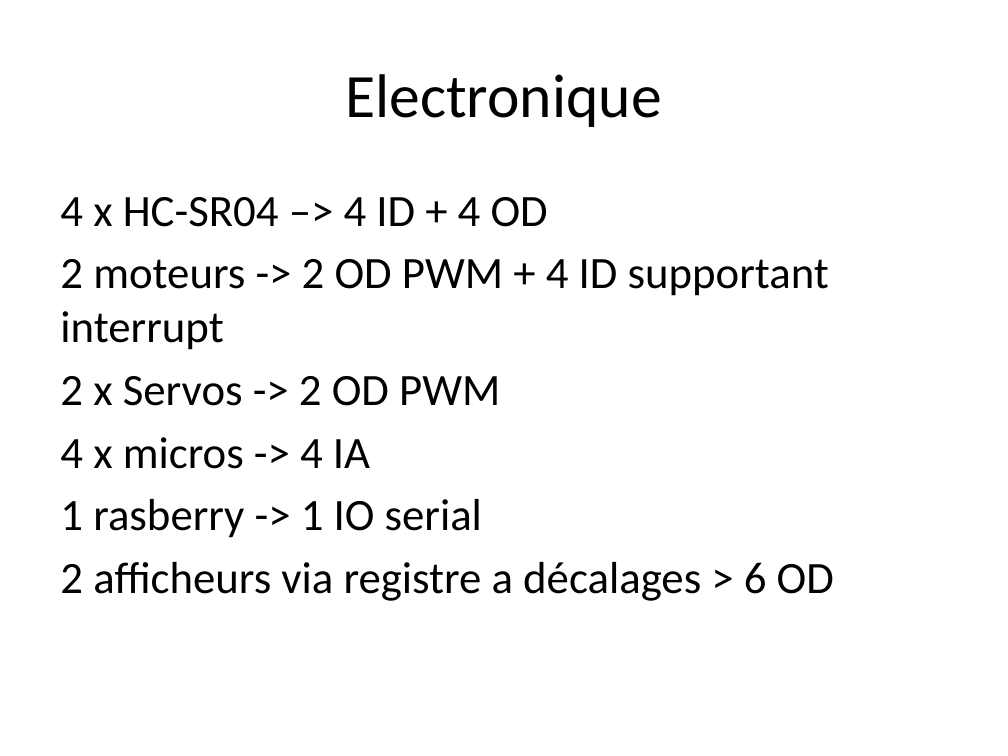
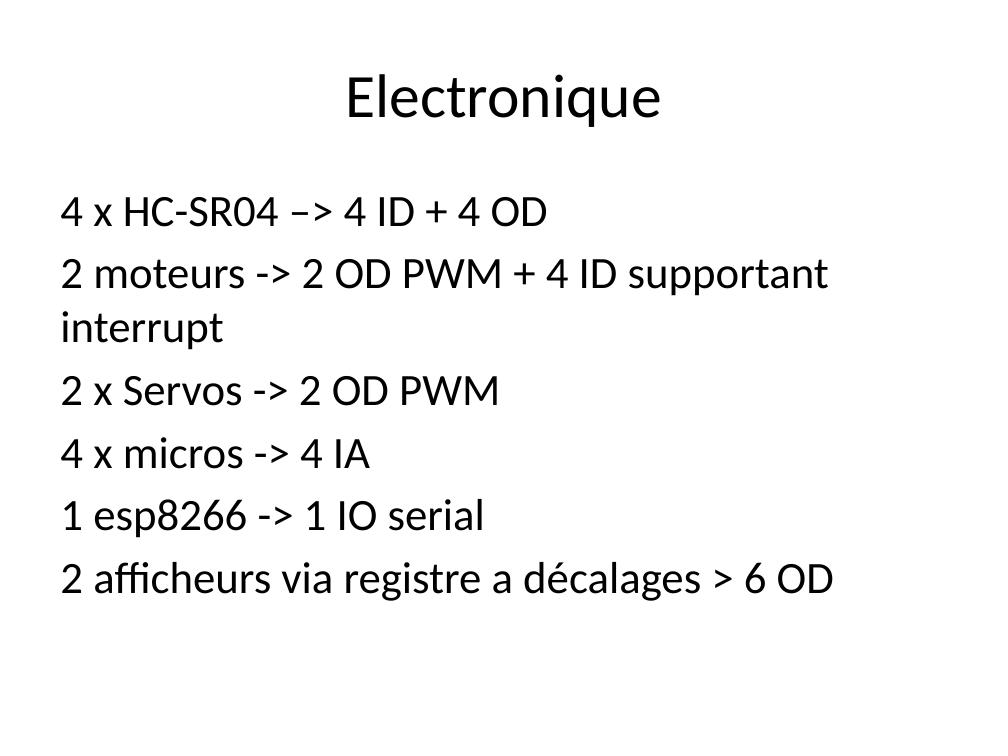
Before and after one commit to cuillerj/ApeRobot, a slide deck: slide 6 of ProjectDocumention/ComponentsOverview.pptx. Drawn at 1008x756 pixels with LibreOffice and Linux fonts; fonts in the diff are those of the drawing. Boxes give left, top, right and bottom in pixels: in the first picture for what was removed or moved away, otherwise in the second. Text is boxed around its words. In the diff, an @@ line names an element or a change of style, - is before the commit and + after.

```diff
--- a/ProjectDocumention/ComponentsOverview.pptx
+++ b/ProjectDocumention/ComponentsOverview.pptx
@@ text at (x1=60, y1=499, x2=485, y2=538): text changed @@
-1 rasberry -> 1 IO serial
+1 esp8266 -> 1 IO serial
```
Also in this commit, not shown: 1 other slide changed, 3 other files.
